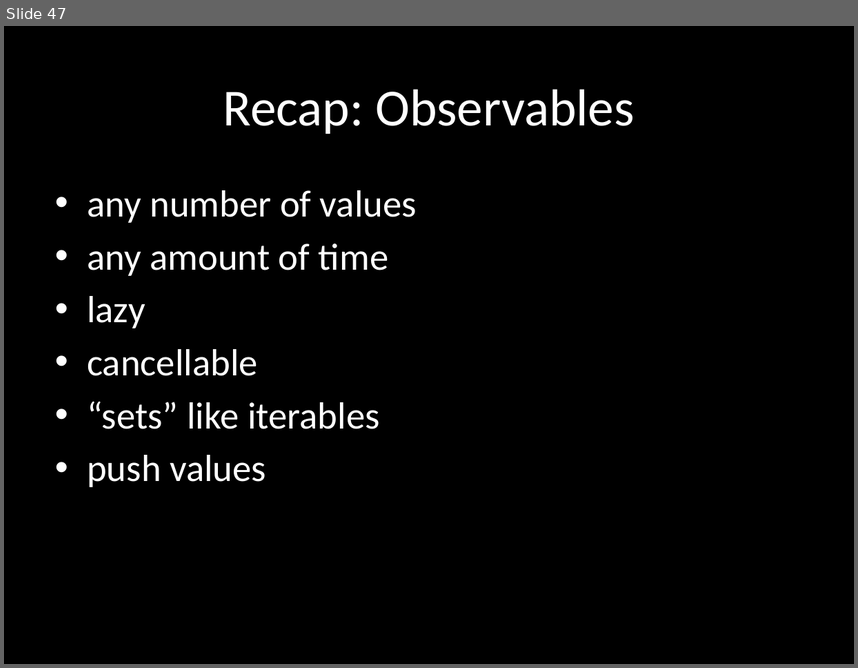
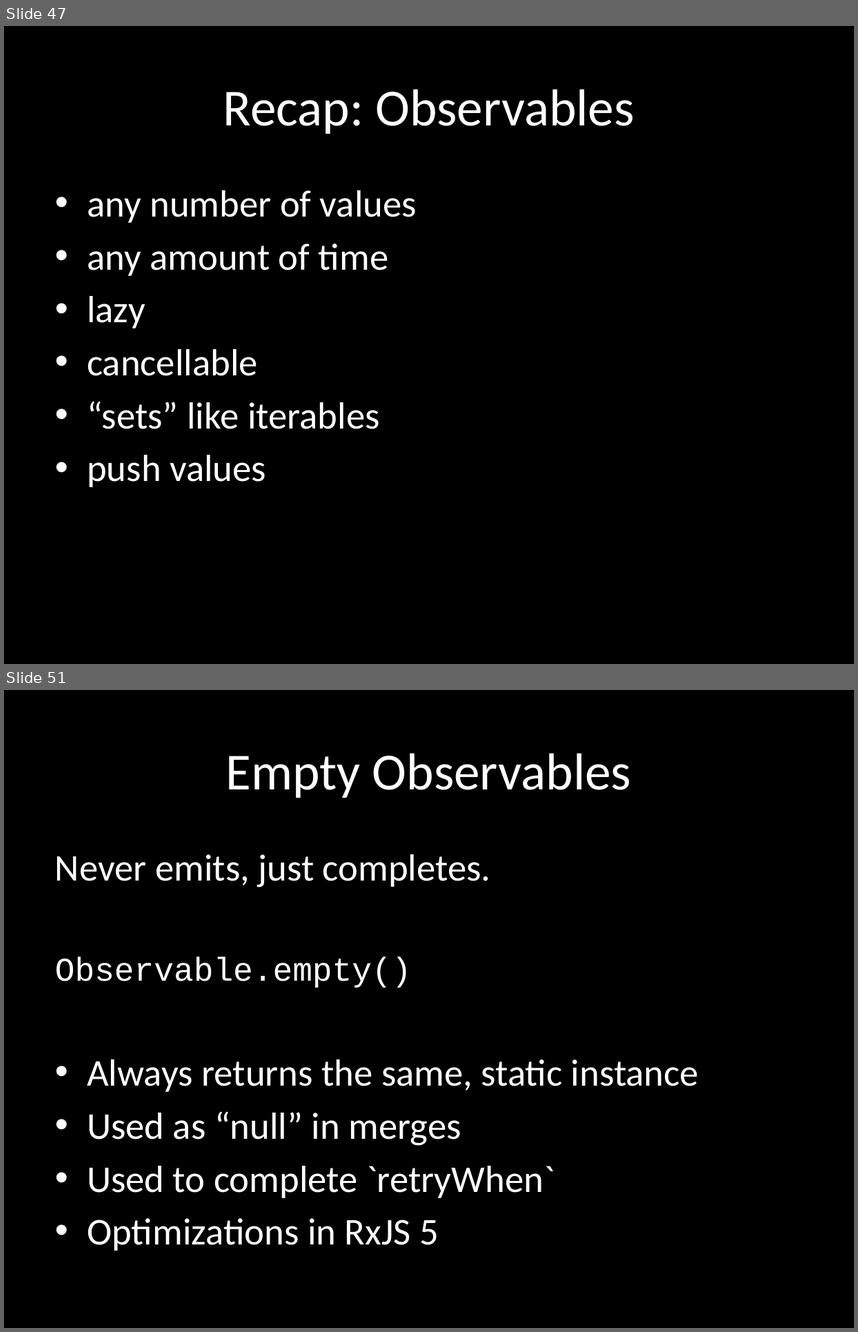
Before and after one commit to benlesh/rxjs-workshop-angular, a slide deck: rxjs-workshop.pptx. Shown one above the other, each under a label of ours: slide 47 before the commit, slides 47 and 51 after it; the slides between them are not shown. The pictures are 858x668 and 858x1332 pixels, drawn with LibreOffice and Linux fonts; fonts in the diff are those of the drawing. Boxes give left, top, right and bottom in pixels: in the first picture for what was removed or moved away, otherwise in the second. Text is boxed around its words. In the diff, an @@ line names an element or a change of style, - is before the commit and + after.

```diff
--- a/rxjs-workshop.pptx
+++ b/rxjs-workshop.pptx
@@ slide 51 added at (4,690,854,1328), background #000000 @@
@@ title added at (226,753,631,798), 44 pt, text #FFFFFF @@
+Empty Observables
@@ text added at (55,854,699,1250), 32 pt, text #FFFFFF @@
+Never emits, just completes.
+Observable.empty()
+• Always returns the same, static instance
+• Used as “null” in merges
+• Used to complete `retryWhen`
+• Optimizations in RxJS 5
```
Also in this commit, not shown: 2 slides changed, 15 other slides added.
